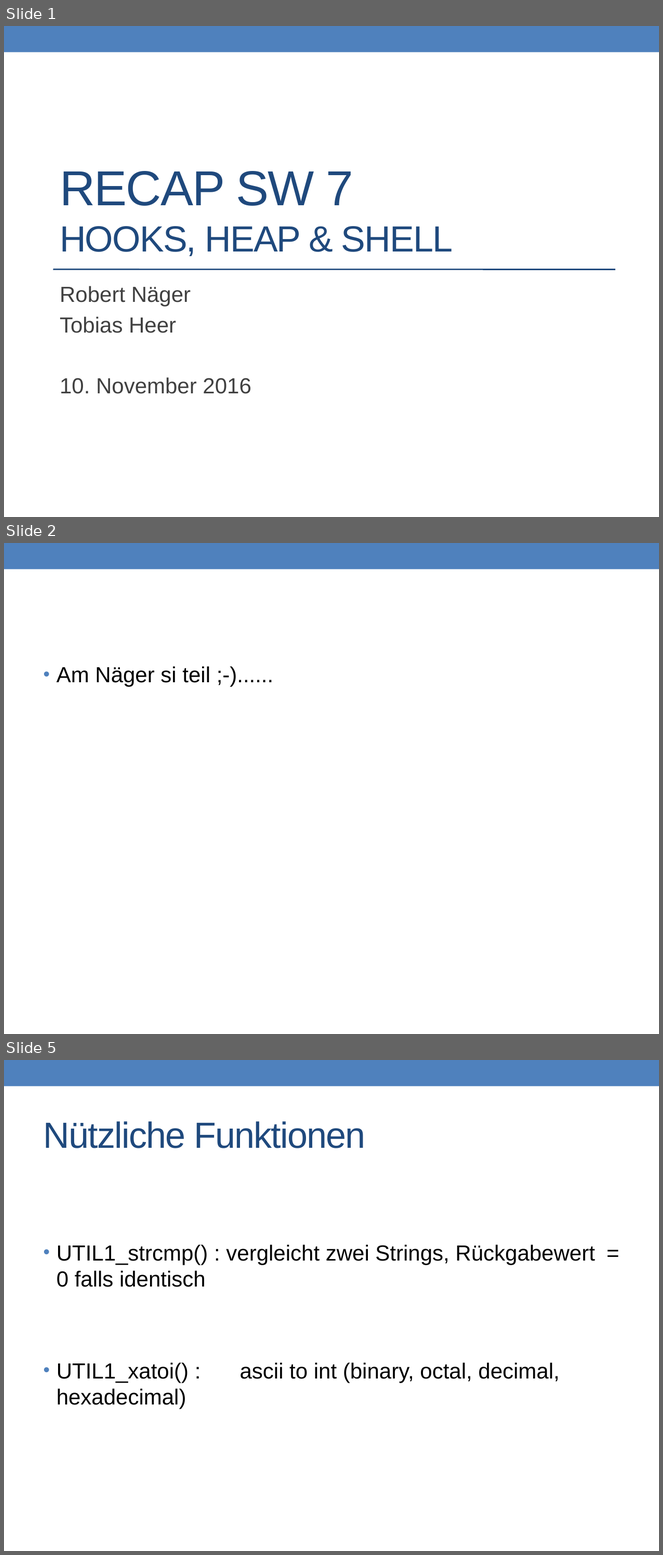
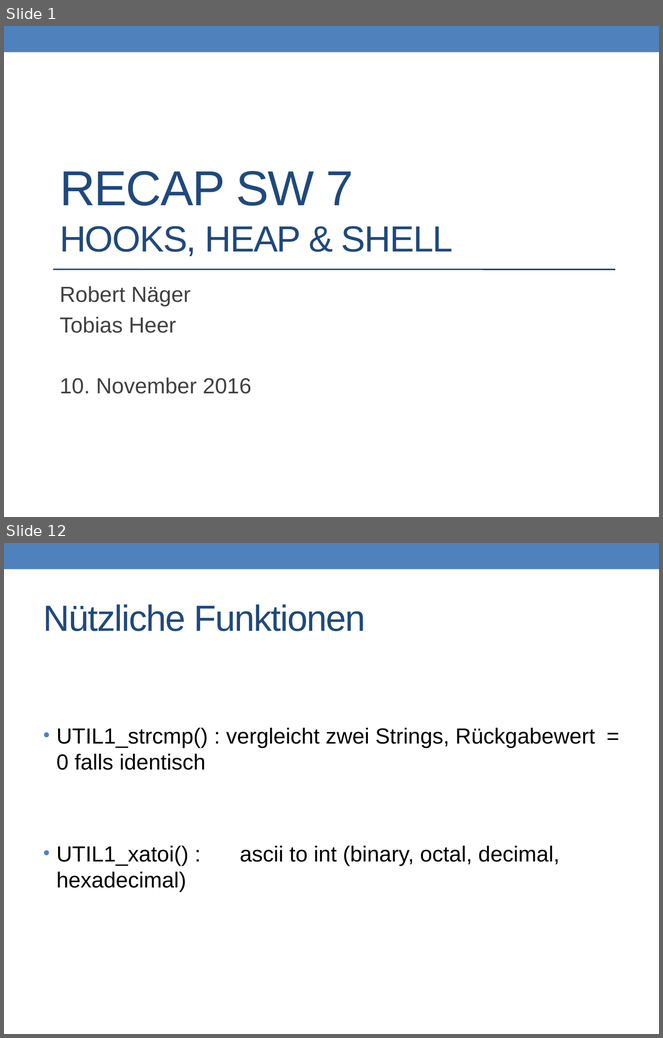
Before and after one commit to prg2lt1/robogit, a slide deck: Recap/ToroRecap.pptx. Shown one above the other, each under a label of ours: slides 1, 2 and 5 before the commit, slides 1 and 12 after it; the slides between them are not shown. The pictures are 663x1555 and 663x1038 pixels, drawn with LibreOffice and Linux fonts; fonts in the diff are those of the drawing. Boxes give left, top, right and bottom in pixels: in the first picture for what was removed or moved away, otherwise in the second. Text is boxed around its words. In the diff, an @@ line names an element or a change of style, - is before the commit and + after.

```diff
--- a/Recap/ToroRecap.pptx
+++ b/Recap/ToroRecap.pptx
@@ slide 2 removed at (4, 543, 659, 1034), background #FFFFFF; not listed: 1 template element that a slide beside it also shows @@
@@ text removed at (57, 666, 210, 687) @@
-• Am Näger si teil ;-)......
@@ what was slide 5 is now slide 12 @@
```
Also in this commit, not shown: 4 slides changed, 10 slides added, 1 other slide removed.
